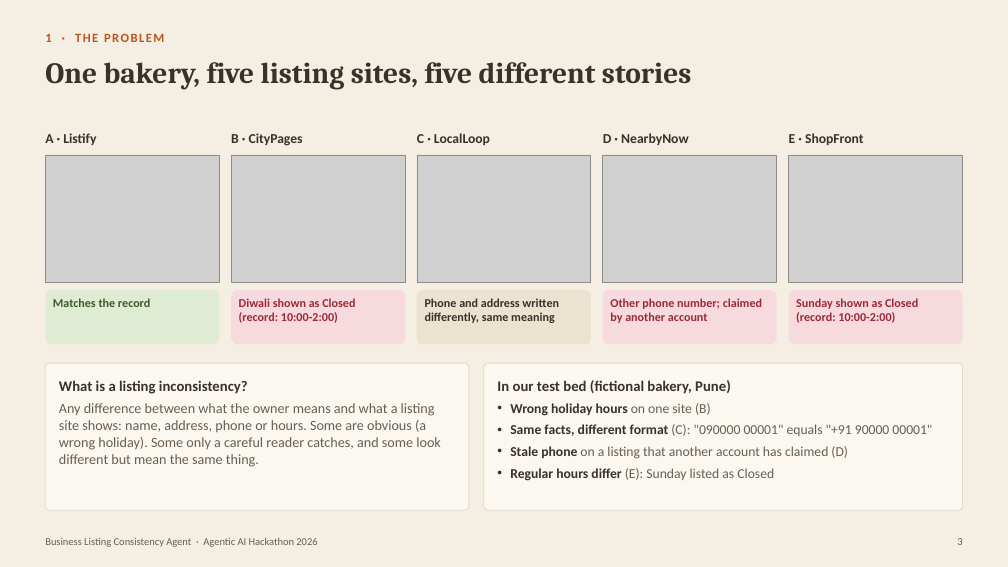
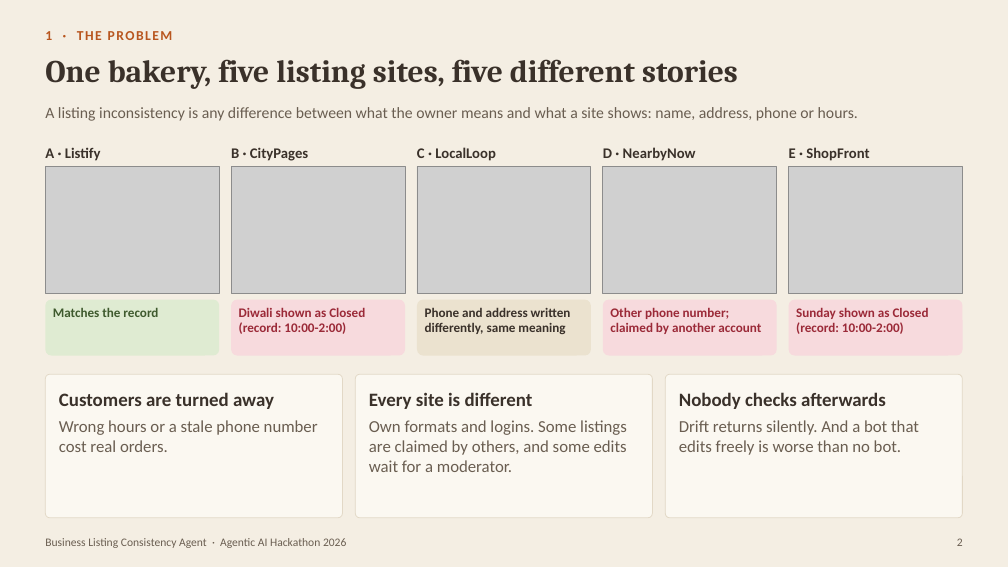
Before and after one commit to yourgrok/zirohacksub, a slide deck: slide 2 of docs/Business-Listing-Consistency-Agent-Jury-Deck.pptx (slide 3 before the commit). Drawn at 1008x567 pixels with LibreOffice and Linux fonts; fonts in the diff are those of the drawing; grey boxes stand for pictures. Boxes give left, top, right and bottom in pixels: in the first picture for what was removed or moved away, otherwise in the second. Text is boxed around its words. In the diff, an @@ line names an element or a change of style, - is before the commit and + after.

```diff
--- a/docs/Business-Listing-Consistency-Agent-Jury-Deck.pptx
+++ b/docs/Business-Listing-Consistency-Agent-Jury-Deck.pptx
@@ text "1 · THE PROBLEM" at (45,31,52,40): size 12 to 13 pt @@
@@ text "One bakery, five listing sites, ..." at (45,59,738,89): size 28 to 30 pt @@
@@ text added at (45,107,858,121), 15 pt, text #6A5E51 @@
+A listing inconsistency is any difference between what the owner means and what a site shows: name, address, phone or hours.
@@ 5 texts: place and size @@
-5 texts at (45,133,863,146)
+5 texts at (45,147,869,161)
@@ size 13 to 14 pt in 5 elements at (45,147,101,161), (231,147,308,161), (417,147,496,161), (603,147,696,161), (789,147,869,161) @@
@@ 5 pictures, 5 texts, 5 rounded rectangles: place and size @@
-5 pictures, 5 texts, 5 rounded rectangles at (45,155,963,344)
+5 pictures, 5 texts, 5 rounded rectangles at (45,166,963,355)
@@ size 11.5 to 12.5 pt in 5 elements at (53,308,158,317), (239,308,365,334), (425,308,571,334), (610,308,761,334), (796,308,929,334) @@
@@ rounded rectangle: place and size @@
-rounded rectangle at (45,363,469,510)
+rounded rectangle at (45,374,343,518)
@@ text removed at (59,380,248,394) @@
-What is a listing inconsistency?
@@ rounded rectangle added at (355,374,653,518), fill #FBF8F1, outline #E2D8C6 0.75 pt @@
@@ text removed at (497,380,731,394) @@
-In our test bed (fictional bakery, Pune)
@@ proportions changed in 7 elements at (45,299,219,355), (231,299,405,355), (417,299,591,355), (603,299,777,355), (789,299,963,355), (45,374,343,518), (665,374,963,518) @@
@@ rounded rectangle: place and size @@
-rounded rectangle at (484,363,963,510)
+rounded rectangle at (665,374,963,518)
@@ text removed at (59,403,441,467) @@
-Any difference between what the owner means and what a listing site shows: name, address, phone or hours. Some are obvious (a wrong holiday). Some only a careful reader catches, and some look different but mean the same thing.
@@ text added at (59,392,274,409), 18 pt, text #3A312A, bold @@
+Customers are turned away
@@ text added at (369,392,533,409), 18 pt, text #3A312A, bold @@
+Every site is different
@@ text removed at (510,403,932,481) @@
-• Wrong holiday hours on one site (B)
-• Same facts, different format (C): "090000 00001" equals "+91 90000 00001"
-• Stale phone on a listing that another account has claimed (D)
-• Regular hours differ (E): Sunday listed as Closed
@@ text added at (679,392,886,409), 18 pt, text #3A312A, bold @@
+Nobody checks afterwards
@@ text added at (59,420,318,452), 16 pt, text #6A5E51 @@
+Wrong hours or a stale phone number cost real orders.
@@ text added at (369,420,627,472), 16 pt, text #6A5E51 @@
+Own formats and logins. Some listings are claimed by others, and some edits wait for a moderator.
@@ text added at (679,420,919,455), 16 pt, text #6A5E51 @@
+Drift returns silently. And a bot that edits freely is worse than no bot.
@@ text "Business Listing Consistency Agent · ..." at (45,538,346,548): size 10 to 11 pt @@
@@ text at (957,538,963,546): text changed; size 10 to 11 pt @@
-3
+2
```
Also in this commit, not shown: 8 other slides changed, 1 slide added, 9 slides removed, 7 other files.
